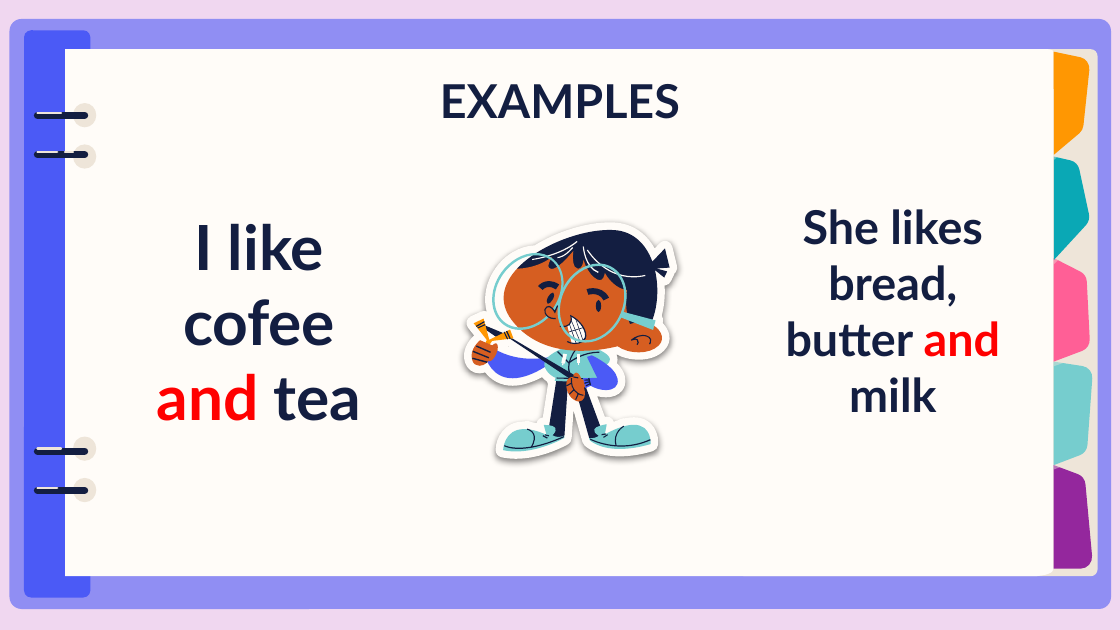
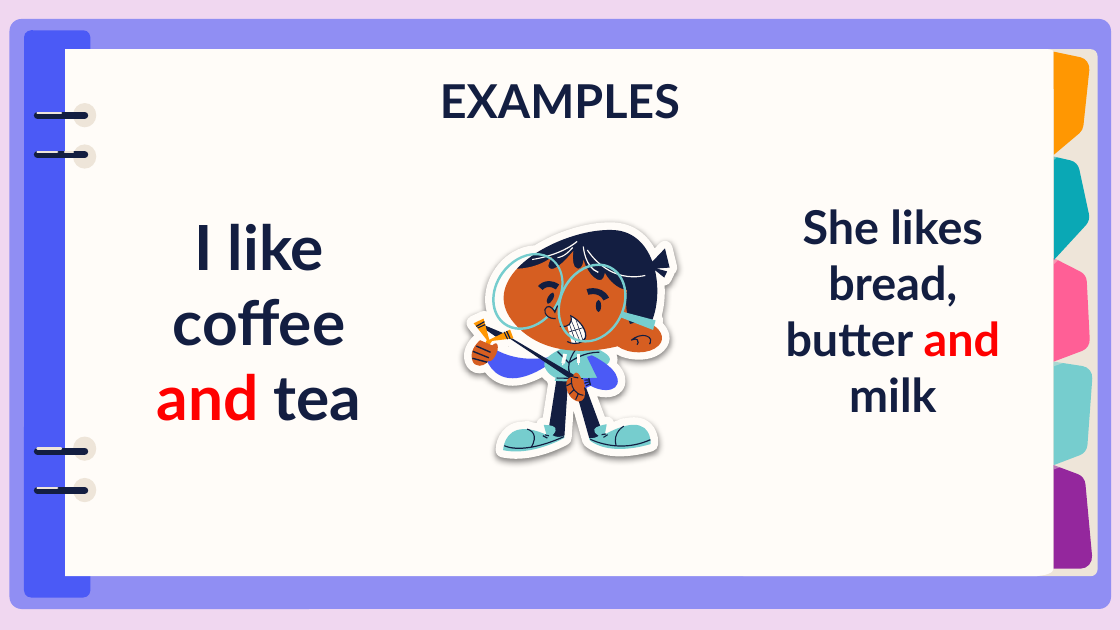
Before and after one commit to david-dlr/English-Classes, a slide deck: slide 5 of conectores del ingles.pptx. Drawn at 1120x630 pixels with LibreOffice and Linux fonts; fonts in the diff are those of the drawing. Boxes give left, top, right and bottom in pixels: in the first picture for what was removed or moved away, otherwise in the second. Text is boxed around its words. In the diff, an @@ line names an element or a change of style, - is before the commit and + after.

```diff
--- a/conectores del ingles.pptx
+++ b/conectores del ingles.pptx
@@ title at (x1=157, y1=223, x2=362, y2=421): text changed @@
-I like cofee and tea
+I like coffee and tea
```
Also in this commit, not shown: 1 other slide changed, 3 other files.
